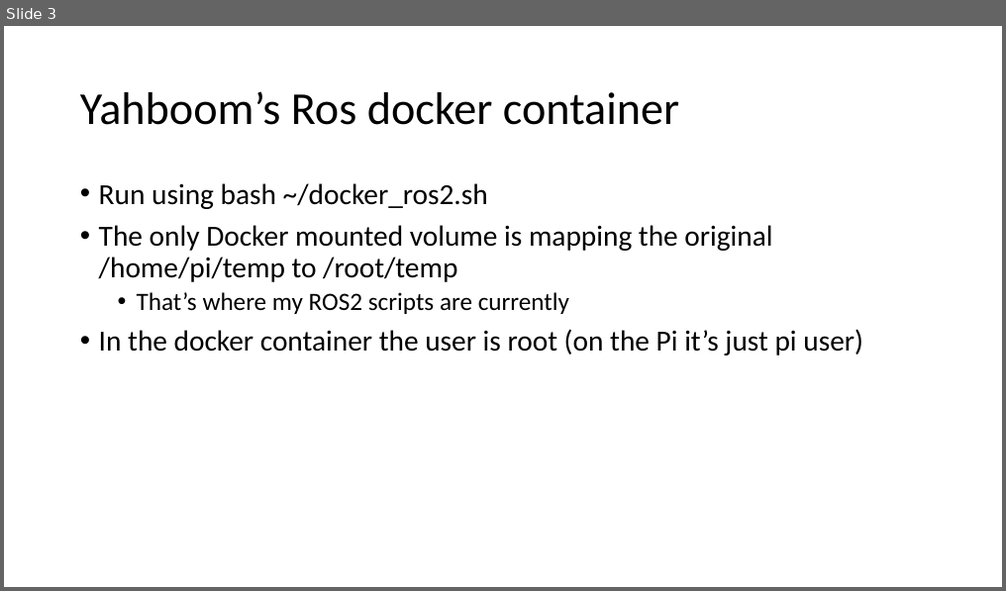
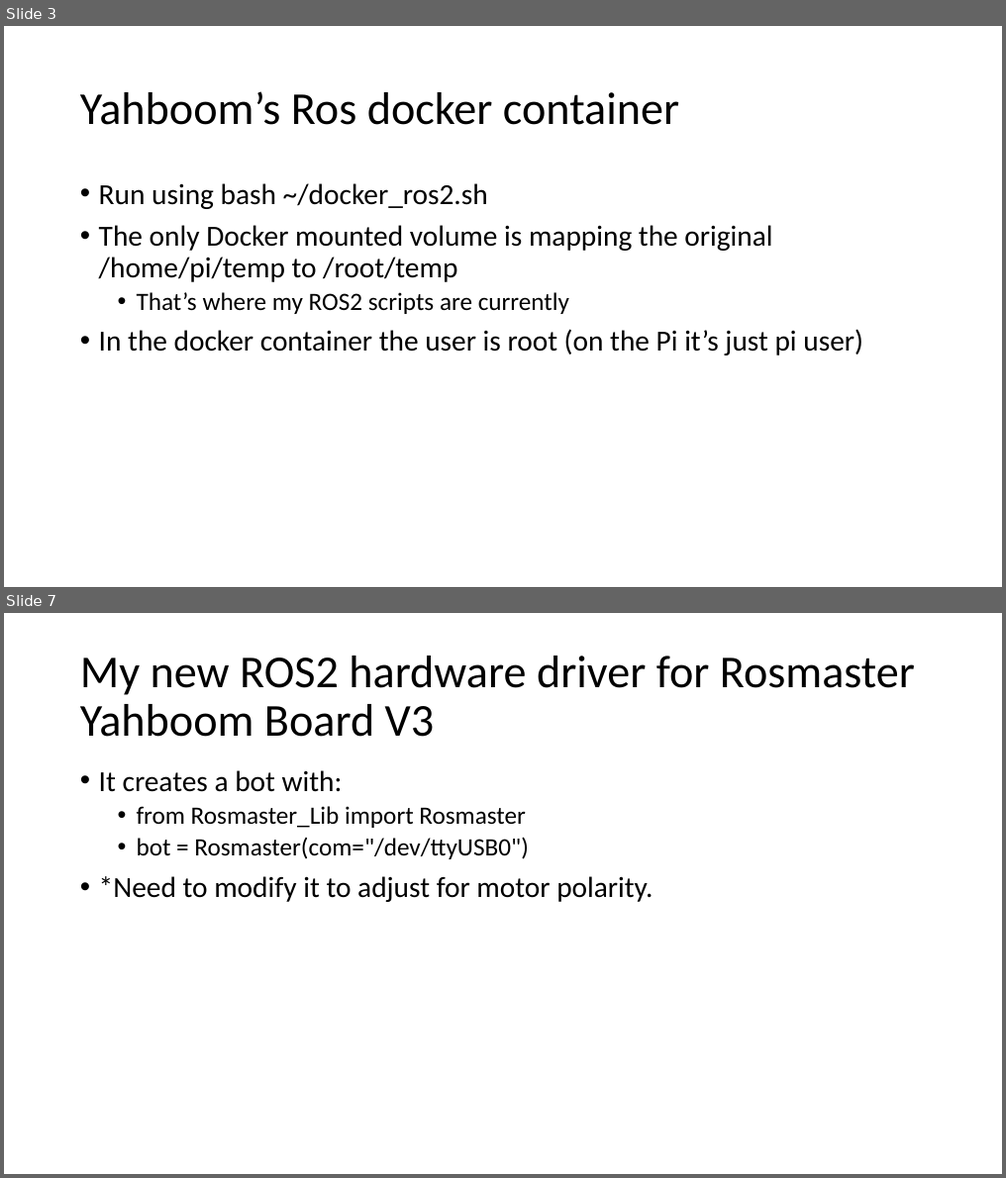
Before and after one commit to gigaprog/p_presentations, a slide deck: embedded/RobotOperatingSystem/My_ROS2_robot.pptx. Shown one above the other, each under a label of ours: slide 3 before the commit, slides 3 and 7 after it; the slides between them are not shown. The pictures are 1006x591 and 1006x1178 pixels, drawn with LibreOffice and Linux fonts; fonts in the diff are those of the drawing. Boxes give left, top, right and bottom in pixels: in the first picture for what was removed or moved away, otherwise in the second. Text is boxed around its words. In the diff, an @@ line names an element or a change of style, - is before the commit and + after.

```diff
--- a/embedded/RobotOperatingSystem/My_ROS2_robot.pptx
+++ b/embedded/RobotOperatingSystem/My_ROS2_robot.pptx
@@ slide 7 added at box(4, 613, 1002, 1174), background #FFFFFF @@
@@ title added at box(80, 656, 915, 737), 44 pt, text #000000 @@
+My new ROS2 hardware driver for Rosmaster Yahboom Board V3
@@ text added at box(99, 770, 652, 902), 24 pt, text #000000 @@
+• It creates a bot with:
+  • from Rosmaster_Lib import Rosmaster
+  • bot = Rosmaster(com="/dev/ttyUSB0")
+• *Need to modify it to adjust for motor polarity.
```
Also in this commit, not shown: 2 slides changed, 1 other slide added, 1 other file.
